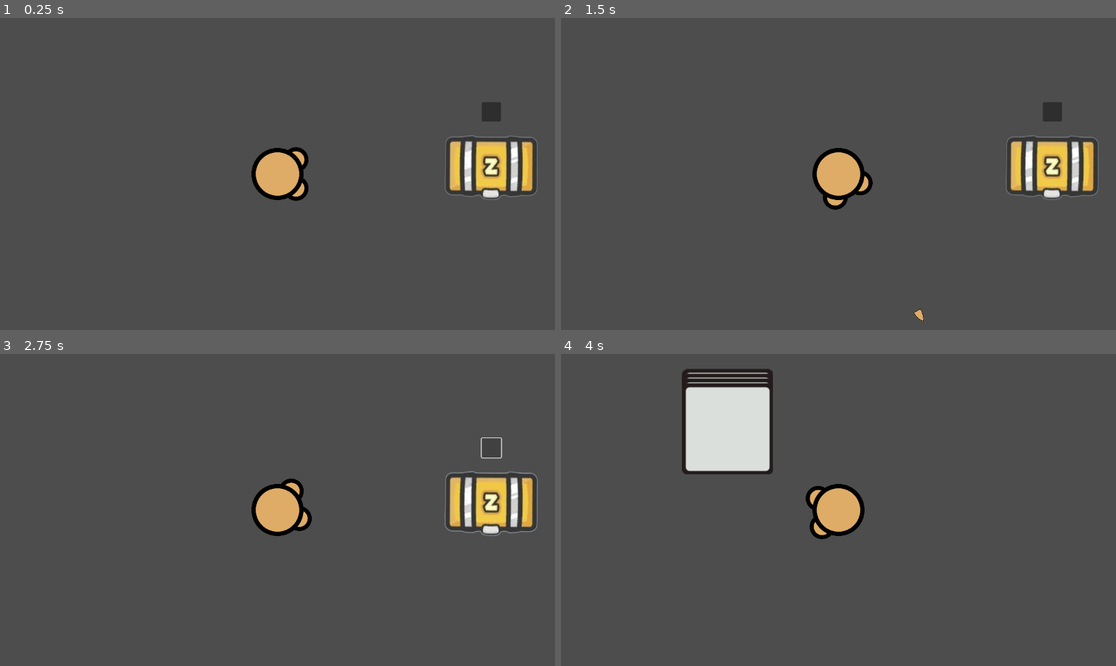
Above: before the commit, frames 1-4 (two rows, left to right).
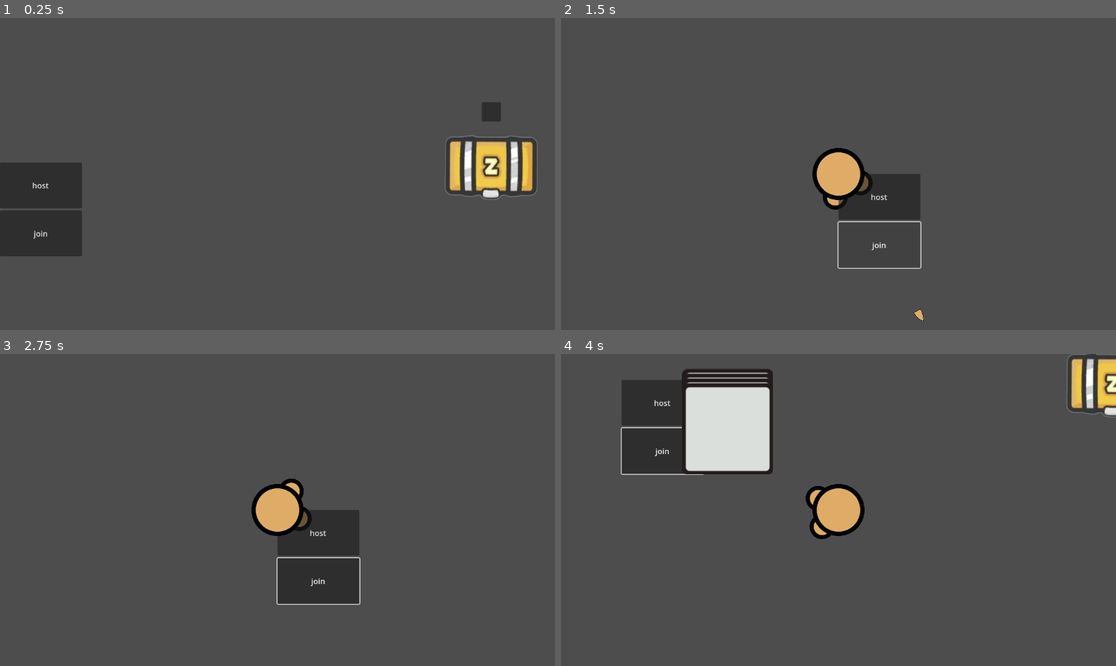
Above: after the commit, the same moments.

Repository: Tiffycake/Jank
Game: Godot game, scene res://Main Scene.tscn
Two runs of this game, one before a commit and one after it. Both use one fixed random seed, a clock stepped at 60 frames per second and the inputs below.
Inputs (mouse positions are in pixels of both pictures, inside the frame that each line leads up to):
- Up to frame 1 (0.25 s): no input
- Up to frame 2 (1.5 s): click (599, 186) at 0.5 s, where only the run after the commit has a clickable "host"; click (877, 245) at 1.25 s, where only the run after the commit has a clickable "join"
- Up to frame 3 (2.75 s): click (493, 447) at 2.02 s
- Up to frame 4 (4 s): move the mouse to (960, 494) at 2.77 s; press the mouse at (960, 494) at 2.78 s; hold D (right) 2.78-3.53 s; move the mouse to (727, 525) at 3.52 s; release the mouse at (727, 525) at 3.53 s; hold S (down) from 3.53 s (still down); right-click (727, 525) at 3.6 s

The runs differ from the first frame. In frame 1, 5.8% of the frame differs, in the area x 0-56%, y 41-77%; in frame 2, 5.0%; in frame 3, 6.9%, in the area x 49-97%, y 26-81%; in frame 4, 4.7%.

Commit message:
more things!!! :fire:

Diff:
--- a/Main Scene.tscn
+++ b/Main Scene.tscn
@@ -1,7 +1,7 @@
 [gd_scene load_steps=3 format=3 uid="uid://b0xvbxopa5yrf"]
 
 [ext_resource type="Script" uid="uid://dcd40ksp5guco" path="res://scripts/spawner.gd" id="3_2uwcf"]
-[ext_resource type="PackedScene" uid="uid://3higeki8udsa" path="res://scenes/player.tscn" id="3_t0tp6"]
+[ext_resource type="PackedScene" uid="uid://c205q7lke0i56" path="res://scenes/main_menu.tscn" id="3_ww3rf"]
 
 [node name="Node2D" type="Node2D"]
 
@@ -24,7 +24,6 @@
 
 [node name="playerList" type="Node" parent="."]
 
-[node name="1" parent="playerList" instance=ExtResource("3_t0tp6")]
-position = Vector2(576, 324)
+[node name="objectList" type="Node" parent="."]
 
-[node name="objectList" type="Node" parent="."]
+[node name="MainMenu" parent="." instance=ExtResource("3_ww3rf")]
--- a/mainMenu.gd
+++ b/mainMenu.gd
@@ -1,17 +1,11 @@
 extends Control
 
-var port := 4631
+var port := 25565 # minecraft port lmao
 var peer := ENetMultiplayerPeer.new()
 var playerScene : PackedScene = preload("res://scenes/player.tscn")
 @onready var hostButton := $"hostButton"
 @onready var joinButton := $"joinButton"
 @onready var playerList := $"../playerList"
-
-# Called when the node enters the scene tree for the first time.
-func _ready() -> void:
-	hostButton.pressed.connect(hostButtonPressed)
-	joinButton.pressed.connect(joinButtonPressed)
-	#hide()
 
 func hostButtonPressed():
 	print("hostButtonPressed")
@@ -20,18 +14,20 @@
 	multiplayer.peer_connected.connect(spawnPlayer)
 	spawnPlayer()
 
+func joinButtonPressed():
+	print("joinButtonPressed")
+	peer.create_client("localhost",port)
+	multiplayer.multiplayer_peer = peer
+
 func spawnPlayer(id = 1):
 	var player = playerScene.instantiate()
 	#self.add_child(player)
 	player.name = str(id)
-	playerList.call_deferred("add_child",player)
-	#player.add_child(playerList)
+	call_deferred("add_child",player) # playerList.
+	player.add_child(playerList)
 
-
-func playerJoin(id = 1):
-	spawnPlayer()
-
-func joinButtonPressed():
-	print("joinButtonPressed")
-	peer.create_client("localhost",port)
-	multiplayer.multiplayer_peer = peer
+func _ready() -> void:
+	#connects signals
+	hostButton.pressed.connect(hostButtonPressed)
+	joinButton.pressed.connect(joinButtonPressed)
+	#hide()
--- a/scenes/player.tscn
+++ b/scenes/player.tscn
@@ -22,9 +22,6 @@
 script = ExtResource("4_dqkch")
 
 [node name="Timer" type="Timer" parent="Inventory/Weapon"]
-
-[node name="CollisionBox2D" type="CollisionShape2D" parent="."]
-shape = SubResource("CircleShape2D_1xral")
 
 [node name="HealthComponent" parent="." instance=ExtResource("2_tuyoq")]
 maxHealth = 100
